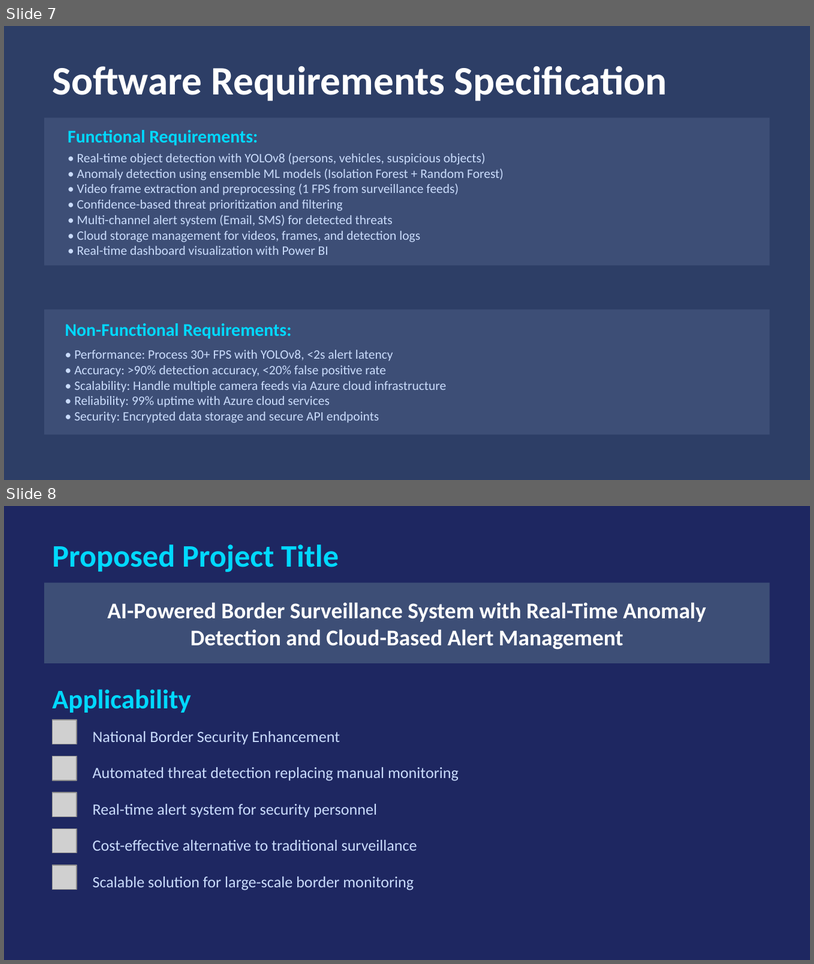
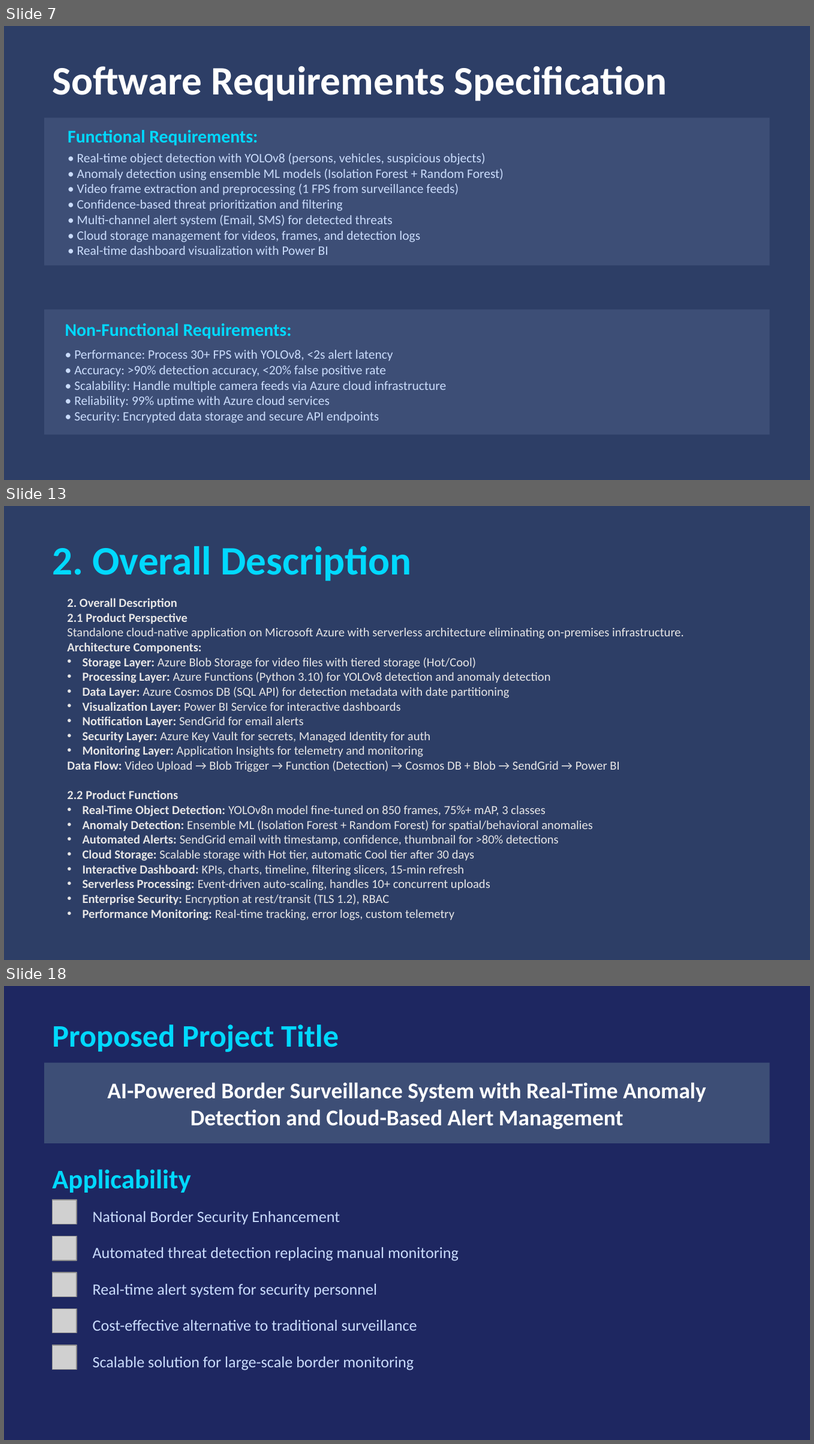
Before and after one commit to jainilgupta02/jay-gupta-ms-elevate-internship, a slide deck: Project/Border_Defence_Presentation.pptx. Shown one above the other, each under a label of ours: slides 7 and 8 before the commit, slides 7, 13 and 18 after it; the slides between them are not shown. The pictures are 814x964 and 814x1444 pixels, drawn with LibreOffice and Linux fonts; fonts in the diff are those of the drawing; grey boxes stand for pictures. Boxes give left, top, right and bottom in pixels: in the first picture for what was removed or moved away, otherwise in the second. Text is boxed around its words. In the diff, an @@ line names an element or a change of style, - is before the commit and + after.

```diff
--- a/Project/Border_Defence_Presentation.pptx
+++ b/Project/Border_Defence_Presentation.pptx
@@ slide 13 added at (x1=4, y1=506, x2=810, y2=960), background #2D3E66 @@
@@ text added at (x1=52, y1=546, x2=412, y2=581), 36 pt, text #00D9FF, bold @@
+2. Overall Description
@@ text added at (x1=67, y1=598, x2=684, y2=920), 11 pt, text #E7E6E6 @@
+2. Overall Description
+2.1 Product Perspective
+Standalone cloud-native application on Microsoft Azure with serverless architecture eliminating on-premises infrastructure.
+Architecture Components:
+• Storage Layer: Azure Blob Storage for video files with tiered storage (Hot/Cool)
+• Processing Layer: Azure Functions (Python 3.10) for YOLOv8 detection and anomaly detection
+• Data Layer: Azure Cosmos DB (SQL API) for detection metadata with date partitioning
+• Visualization Layer: Power BI Service for interactive dashboards
+• Notification Layer: SendGrid for email alerts
+• Security Layer: Azure Key Vault for secrets, Managed Identity for auth
+• Monitoring Layer: Application Insights for telemetry and monitoring
+Data Flow: Video Upload → Blob Trigger → Function (Detection) → Cosmos DB + Blob → SendGrid → Power BI
+2.2 Product Functions
+• Real-Time Object Detection: YOLOv8n model fine-tuned on 850 frames, 75%+ mAP, 3 classes
+• Anomaly Detection: Ensemble ML (Isolation Forest + Random Forest) for spatial/behavioral anomalies
+• Automated Alerts: SendGrid email with timestamp, confidence, thumbnail for >80% detections
+• Cloud Storage: Scalable storage with Hot tier, automatic Cool tier after 30 days
+• Interactive Dashboard: KPIs, charts, timeline, filtering slicers, 15-min refresh
+• Serverless Processing: Event-driven auto-scaling, handles 10+ concurrent uploads
+• Enterprise Security: Encryption at rest/transit (TLS 1.2), RBAC
+• Performance Monitoring: Real-time tracking, error logs, custom telemetry
@@ what was slide 8 is now slide 18 @@
```
Also in this commit, not shown: 9 other slides added, 14 other files.
